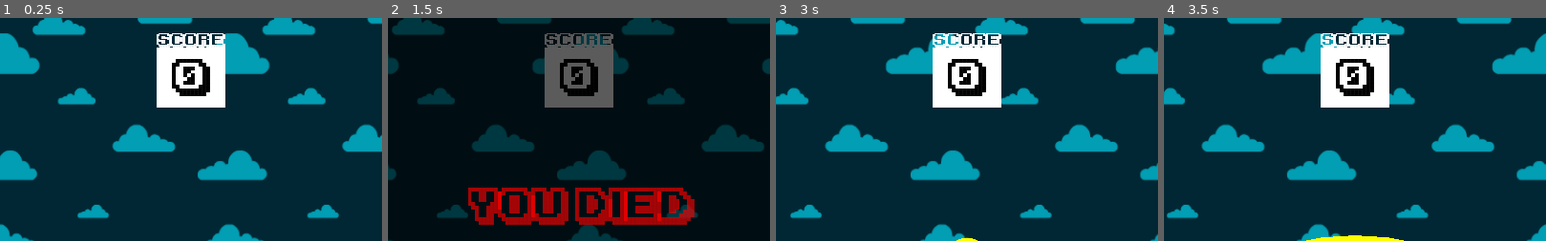
Above: before the commit, frames 1-4 (left to right).
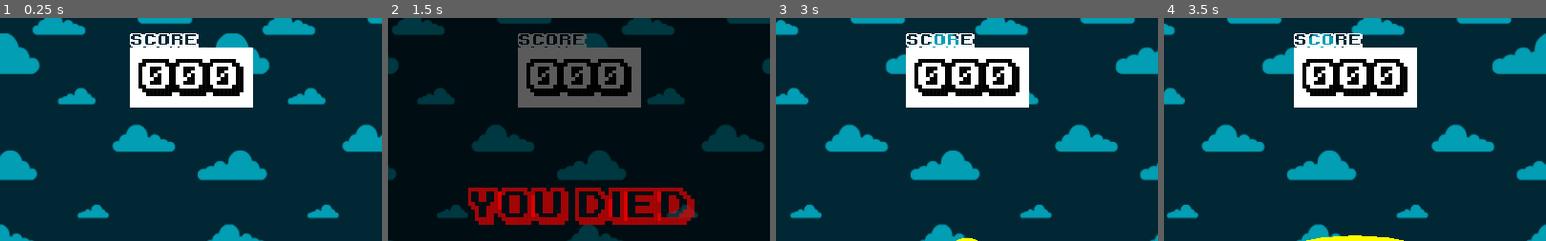
Above: after the commit, the same moments.

Repository: Maximetinu/nomansflappy-godot
Game: Godot game, scene res://scenes/Game.tscn
Same seed, same stepped clock (60 frames per second), same inputs: the game is played once before the commit and once after it.
Inputs:
- Up to frame 1 (0.25 s): no input
- Up to frame 2 (1.5 s): tap Space (jump) at 0.77 s
- Up to frame 3 (3 s): tap Space (jump) at 1.52 s; click "try again" at 2.75 s
- Up to frame 4 (3.5 s): no input
The pictures show only the part of the screen within x 25-75%, y 0-50%; the shares and areas given below are measured in that part.

The runs differ from the first frame. In frame 1, 5.3% of the frame differs, in the area x 34-67%, y 6-41%; in frame 2, 4.6%; in frame 3, 5.3%; in frame 4, 5.3%.

Commit message:
Improve score count to count up to 999

Diff:
--- a/prefabs/ScoreUI.tscn
+++ b/prefabs/ScoreUI.tscn
@@ -23,9 +23,9 @@
 [node name="ScorePanel" type="Panel" parent="."]
 anchor_left = 0.5
 anchor_right = 0.5
-margin_left = -46.0
+margin_left = -82.0
 margin_top = 40.0
-margin_right = 46.0
+margin_right = 83.0
 margin_bottom = 120.0
 custom_styles/panel = SubResource( 1 )
 __meta__ = {
@@ -42,7 +42,7 @@
 size_flags_horizontal = 0
 custom_fonts/font = SubResource( 2 )
 custom_colors/font_color = Color( 0, 0, 0, 1 )
-text = "0"
+text = "000"
 align = 1
 valign = 1
 __meta__ = {
@@ -51,9 +51,7 @@
 
 [node name="ScoreLabel" type="Label" parent="ScorePanel"]
 anchor_right = 1.0
-margin_left = -6.0
 margin_top = -39.0
-margin_right = 4.0
 margin_bottom = 1.0
 grow_horizontal = 2
 grow_vertical = 2
@@ -61,7 +59,6 @@
 custom_fonts/font = SubResource( 3 )
 custom_colors/font_color = Color( 1, 1, 1, 1 )
 text = "score"
-align = 1
 valign = 2
 __meta__ = {
 "_edit_use_anchors_": false
--- a/scripts/ScoreUI.gd
+++ b/scripts/ScoreUI.gd
@@ -2,4 +2,4 @@
 
 
 func _on_Player_score_up(new_score):
-	$ScorePanel/ScoreCounter.text = str(new_score)
+	$ScorePanel/ScoreCounter.text = str("%0*d" % [3, new_score])
